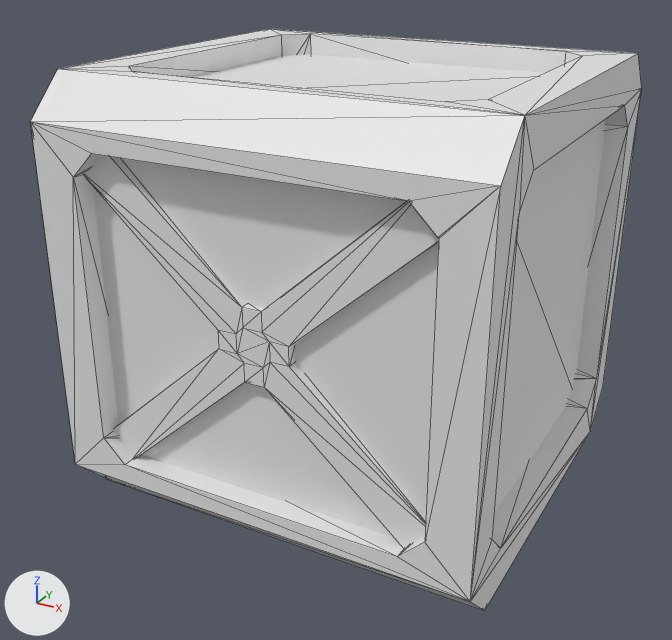
The glTF model world/props/models/cargo_crate_1x1x1.glb as it was, and as the next commit left it.
Both versions are drawn from a 50 mm lens placed at (0.957, -1.862, 0.799), pointed at (-0.031, -0.067, -0.099). Arrows for +X, +Y and +Z are at lower left; the lights stay in place. Mesh edges are drawn as thin lines. Where no turn or scale is listed for an object, it has been applied to the vertices. Vertices at the same position are counted once.
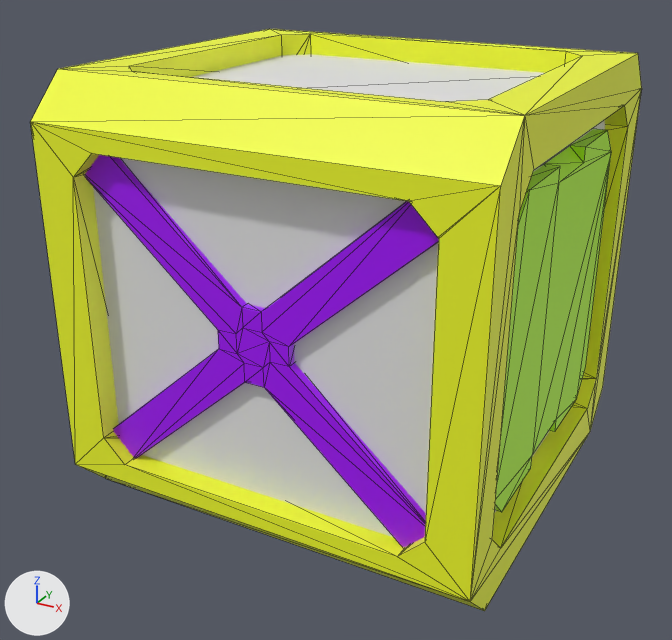
Scene script edits in JSON lines:
```json
{"op": "add", "block": "mat_defaultmaterial_001", "code": ["mat_defaultmaterial_001 = bpy.data.materials.new('DefaultMaterial.001')", "mat_defaultmaterial_001.use_nodes = True; mat_defaultmaterial_001.node_tree.nodes.clear()", "_N = mat_defaultmaterial_001.node_tree.nodes; _L = mat_defaultmaterial_001.node_tree.links", "n0 = _N.new('ShaderNodeOutputMaterial'); n0.name = 'Material Output'", "n1 = _N.new('ShaderNodeBsdfPrincipled'); n1.name = 'Principled BSDF'", "n2 = _N.new('ShaderNodeVertexColor'); n2.name = 'Color Attribute'", "_L.new(n1.outputs[0], n0.inputs[0])  # 'BSDF' to 'Surface'", "_L.new(n2.outputs[0], n1.inputs[0])  # 'Color' to 'Base Color'"]}
{"op": "add", "block": "mat_defaultmaterial", "code": ["mat_defaultmaterial = bpy.data.materials.new('DefaultMaterial')", "mat_defaultmaterial.use_nodes = True; mat_defaultmaterial.node_tree.nodes.clear()", "_N = mat_defaultmaterial.node_tree.nodes; _L = mat_defaultmaterial.node_tree.links", "n0 = _N.new('ShaderNodeOutputMaterial'); n0.name = 'Material Output'", "n1 = _N.new('ShaderNodeBsdfPrincipled'); n1.name = 'Principled BSDF'", "n2 = _N.new('ShaderNodeVertexColor'); n2.name = 'Color Attribute'", "_L.new(n1.outputs[0], n0.inputs[0])  # 'BSDF' to 'Surface'", "_L.new(n2.outputs[0], n1.inputs[0])  # 'Color' to 'Base Color'"]}
{"op": "add", "block": "mat_defaultmaterial_002", "code": ["mat_defaultmaterial_002 = bpy.data.materials.new('DefaultMaterial.002')", "mat_defaultmaterial_002.use_nodes = True; mat_defaultmaterial_002.node_tree.nodes.clear()", "_N = mat_defaultmaterial_002.node_tree.nodes; _L = mat_defaultmaterial_002.node_tree.links", "n0 = _N.new('ShaderNodeOutputMaterial'); n0.name = 'Material Output'", "n1 = _N.new('ShaderNodeBsdfPrincipled'); n1.name = 'Principled BSDF'", "n2 = _N.new('ShaderNodeVertexColor'); n2.name = 'Color Attribute'", "_L.new(n1.outputs[0], n0.inputs[0])  # 'BSDF' to 'Surface'", "_L.new(n2.outputs[0], n1.inputs[0])  # 'Color' to 'Base Color'"]}
{"block": "me_cube_001", "where": "me_cube_001.from_pydata(...)  # 114 vertices, 244 faces; spans x -0.5..0.5, y -0.5..0.5, z -0.5..0.5"}
{"block": "me_cube_001", "where": "# used by ob_cube; location = (0.0, 0.0, 0.0)"}
{"block": "me_cube_001", "change": "me_cube_001 part 1: vertex colours changed"}
{"op": "add", "block": "me_cube_001", "code": "me_cube_001.materials.append(mat_defaultmaterial)"}
{"block": "me_cube_013", "where": "# used by ob_cube_007; location = (0.0, 0.0, 0.0)"}
{"op": "remove", "block": "me_cube_013", "code": "me_cube_013.from_pydata(...)  # 96 vertices, 184 faces; spans x -0.421..0.421, y -0.467..0.467, z -0.379..0.379"}
{"op": "add", "block": "me_cube_013", "code": "me_cube_013.from_pydata(...)  # 80 vertices, 124 faces; spans x -0.421..0.421, y -0.467..0.467, z -0.379..0.379"}
{"block": "me_cube_013", "change": "me_cube_013 part 2: 124 faces spanning x -0.421..0.421, y -0.467..0.467, z -0.379..0.379 switch from no material to mat_defaultmaterial_001"}
{"op": "add", "block": "me_cube_014", "code": ["me_cube_014 = bpy.data.meshes.new('Cube.014')", "me_cube_014.from_pydata(...)  # 56 vertices, 92 faces; spans x -0.48..0.48, y -0.344..0.344, z -0.344..0.344", "me_cube_014.materials.append(mat_defaultmaterial_002)"]}
{"op": "add", "block": "ob_cube_009", "code": ["ob_cube_009 = bpy.data.objects.new('Cube.009', me_cube_014)", "ob_cube_009.location = (0.0, 0.0, 0.0)"]}
```

Pixel boxes [x1, y1, x2, y2] of what changed, in the pictures (672 x 640 px):
```json
{"object": "Cube", "change": "recoloured", "before": [30, 29, 642, 611], "after": [30, 29, 642, 611], "on screen": "white to yellow"}
{"object": "Cube.009", "change": "added", "after": [495, 129, 611, 512]}
{"part": 2, "of": "me_cube_013", "change": "recoloured", "before": [85, 155, 439, 548], "after": [85, 155, 439, 548], "on screen": "grey to purple"}
```
